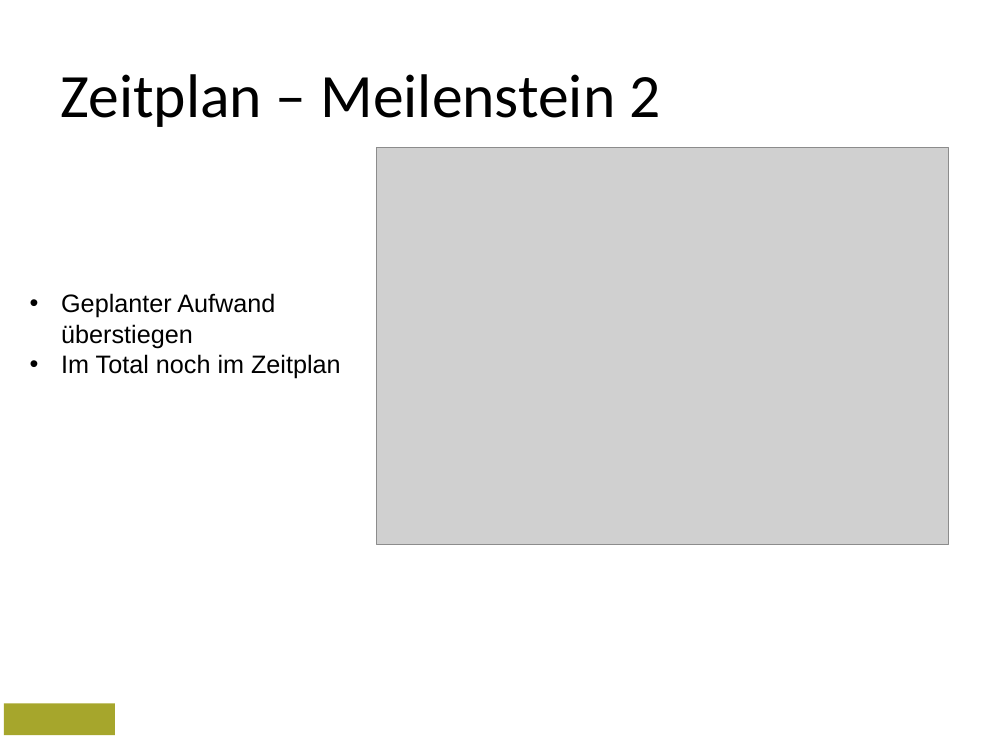
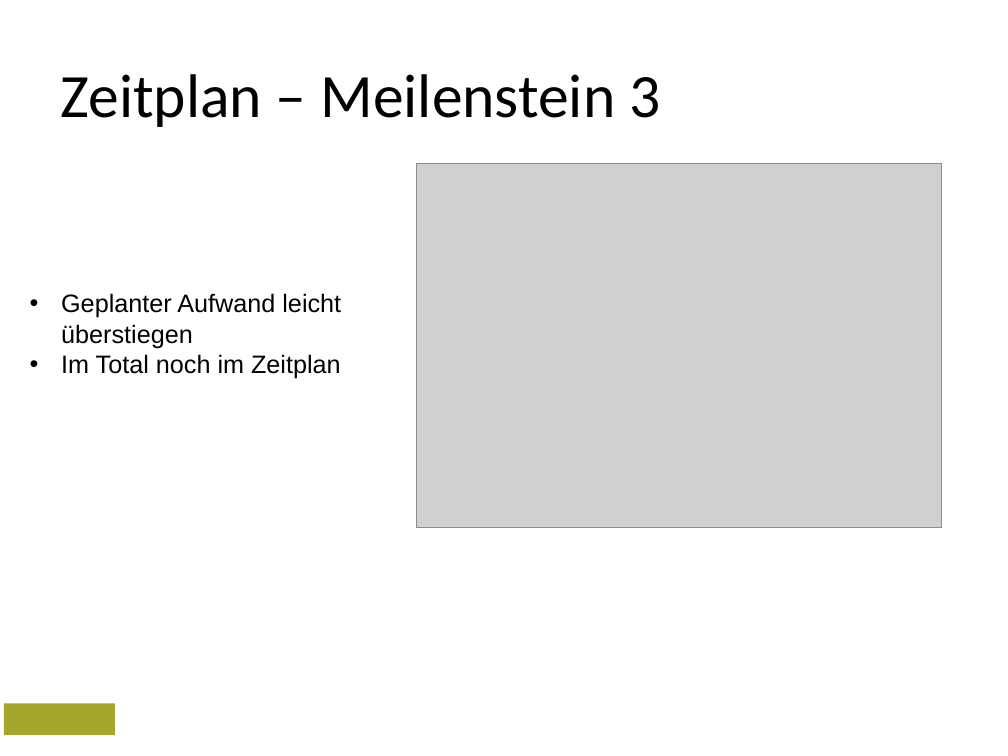
Before and after one commit to hsrdnguyen/PSIT2, a slide deck: slide 5 of documents/00_Sitzungen/Meilenstein_3/Meilenstein_3.pptx. Drawn at 1008x756 pixels with LibreOffice and Linux fonts; fonts in the diff are those of the drawing; grey boxes stand for pictures; background and template pictures are left out. Boxes give left, top, right and bottom in pixels: in the first picture for what was removed or moved away, otherwise in the second. Text is boxed around its words. In the diff, an @@ line names an element or a change of style, - is before the commit and + after.

```diff
--- a/documents/00_Sitzungen/Meilenstein_3/Meilenstein_3.pptx
+++ b/documents/00_Sitzungen/Meilenstein_3/Meilenstein_3.pptx
@@ title at [60,74,660,127]: text changed @@
-Zeitplan – Meilenstein 2
+Zeitplan – Meilenstein 3
@@ picture: place and size @@
-picture at [377,148,949,545]
+picture at [416,163,941,527]
@@ text at [61,293,341,348]: text changed @@
-• Geplanter Aufwand überstiegen
+• Geplanter Aufwand leicht überstiegen
```
Also in this commit, not shown: 1 other slide changed, 4 other files.
